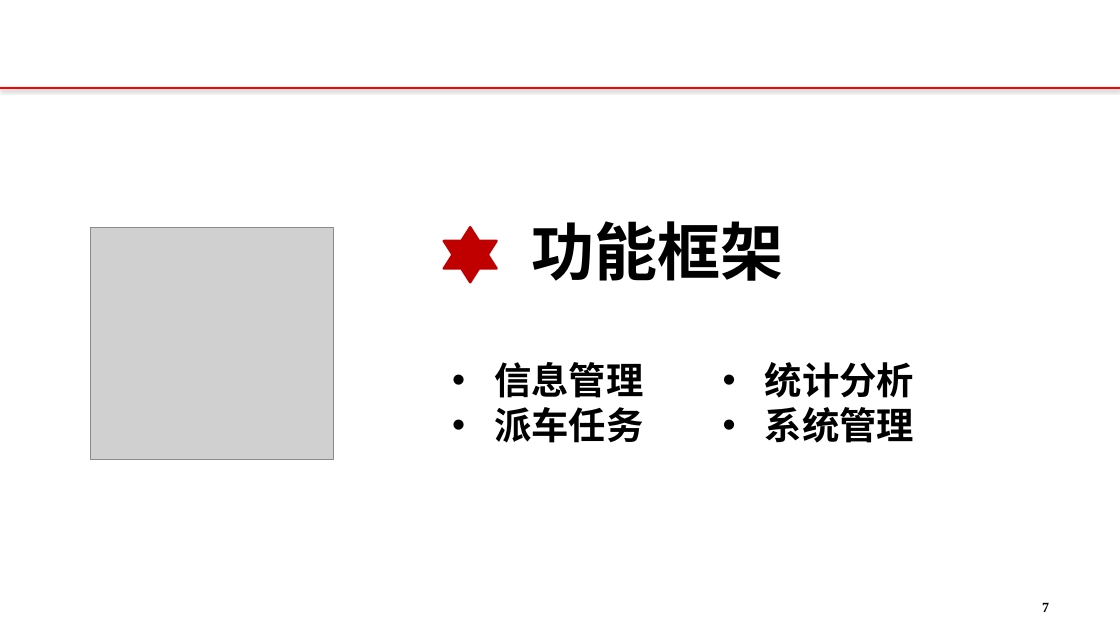
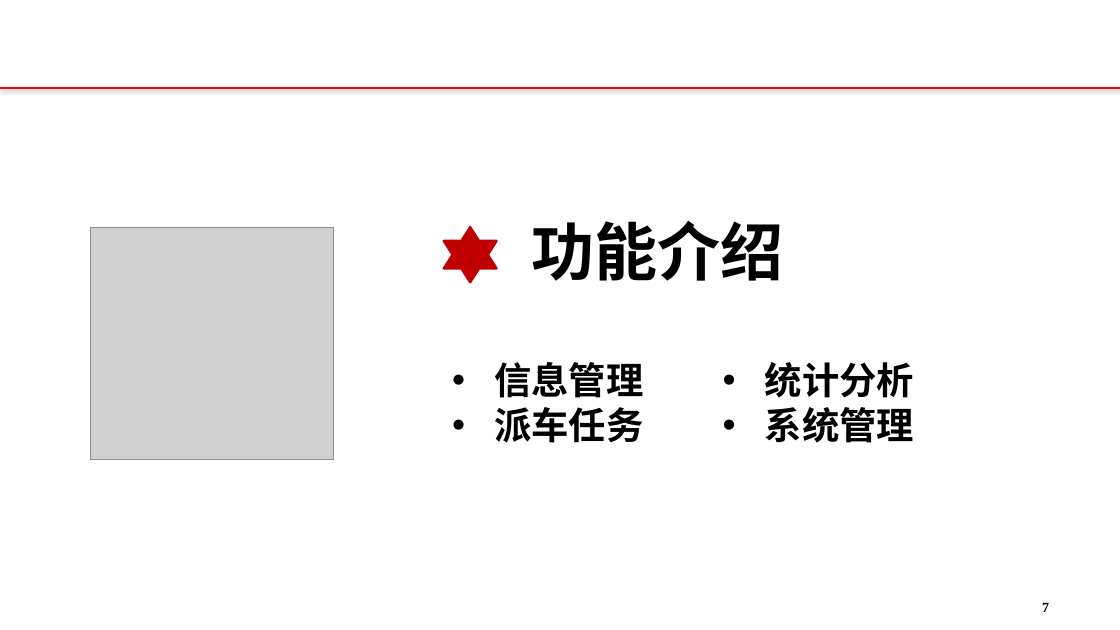
Before and after one commit to 12301068JiangDongyu/Uplan, a slide deck: slide 8 of doc/联通公务车管理系统.pptx. Drawn at 1120x630 pixels with LibreOffice and Linux fonts; fonts in the diff are those of the drawing; grey boxes stand for pictures; background and template pictures are left out. Boxes give left, top, right and bottom in pixels: in the first picture for what was removed or moved away, otherwise in the second. Text is boxed around its words. In the diff, an @@ line names an element or a change of style, - is before the commit and + after.

```diff
--- a/doc/联通公务车管理系统.pptx
+++ b/doc/联通公务车管理系统.pptx
@@ text at <box>531,221,783,281</box>: text changed @@
-功能框架
+功能介绍
```
Also in this commit, not shown: 11 other slides changed, 6 slides added, 3 slides removed, 3 other files.
